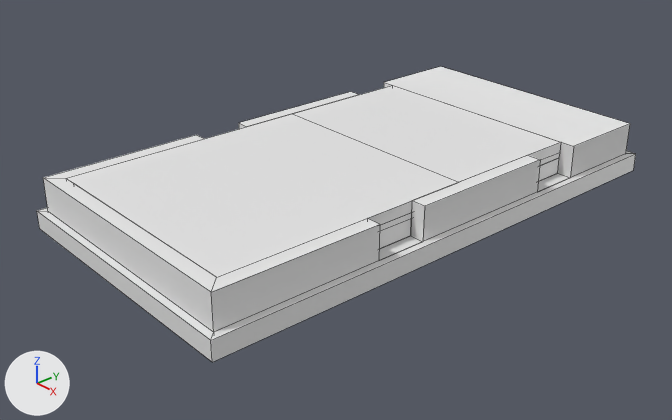
Two versions of the Blender file models/v4/phone_v4.blend, one commit apart.
Rendered twice from a camera (50 mm lens) standing at (16.7, -15.25, 10.25) and looking at (-0.02, -0.71, -0.35). Every picture has the same lights, and +X, +Y and +Z are marked at lower left. Mesh edges are drawn as thin lines.

Before the edit, the objects in view are built like this:
```python
me_cube_001 = bpy.data.meshes.new('Cube.001')
me_cube_001.from_pydata(...)  # 16 vertices, 14 faces; spans x -3.8..3.8, y -7.2..7.2, z 0.0..0.5
me_cube_005 = bpy.data.meshes.new('Cube.005')
me_cube_005.from_pydata(...)  # a box spanning x -1.5..1.5, y -1.5..1.5, z -0.25..0.25
me_cube_006 = bpy.data.meshes.new('Cube.006')
me_cube_006.from_pydata(...)  # a box spanning x -1.0..1.0, y -1.0..1.0, z -1.0..1.0
me_cube_008 = bpy.data.meshes.new('Cube.008')
me_cube_008.from_pydata(...)  # 16 vertices, 14 faces; spans x -3.2..3.2, y -4.0..4.0, z 0.0..0.45
me_cube_009 = bpy.data.meshes.new('Cube.009')
me_cube_009.from_pydata(...)  # a box spanning x -3.2..3.2, y -3.5..3.5, z 0.0..0.3
ob_cube_001 = bpy.data.objects.new('Cube.001', me_cube_001)
ob_cube_001.location = (0.0, 0.0, -0.2)
ob_cube_005 = bpy.data.objects.new('Cube.005', me_cube_005)
ob_cube_005.location = (1.7, 2.9, 0.53)
ob_cube_005.scale = (1.0, 1.0, 0.9)
ob_cube_006 = bpy.data.objects.new('Cube.006', me_cube_006)
ob_cube_006.location = (1.8, -3.4, 0.53)
ob_cube_006.scale = (1.4, 2.2, 0.225)
ob_cube_008 = bpy.data.objects.new('Cube.008', me_cube_008)
ob_cube_008.location = (0.0, 0.4, 0.75)
ob_cube_009 = bpy.data.objects.new('Cube.009', me_cube_009)
ob_cube_009.location = (0.0, -3.1, 0.9)
# also in view: 'Cube' at (0.0, 0.0, 0.6)
```
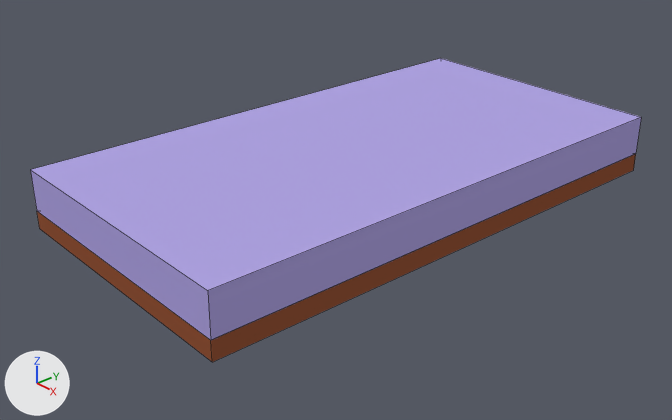
Location of each change, (x1, y1, x2, y2) in pixels of the pictures (672 x 420 px):
```json
{"object": "Cube.010", "change": "added", "after": [31, 58, 641, 340], "on screen": "blue"}
{"object": "Cube.001", "change": "recoloured", "before": [37, 151, 636, 362], "after": [37, 151, 636, 362], "on screen": "grey to brown"}
{"object": "Cube.008", "change": "recoloured", "before": [294, 85, 561, 231], "after": [294, 85, 561, 231]}
{"object": "Cube.006", "change": "recoloured", "before": [379, 219, 411, 249], "after": [379, 219, 411, 249]}
{"object": "Cube.005", "change": "recoloured", "before": [538, 158, 559, 181], "after": [538, 158, 559, 181]}
{"object": "Cube", "change": "unchanged, covered by the edit", "before": [43, 67, 630, 332]}
{"object": "Cube.009", "change": "unchanged, covered by the edit", "before": [66, 114, 458, 277]}
```

Scene script edits in JSON lines:
```json
{"op": "add", "block": "mat_material_008", "code": ["mat_material_008 = diffuse_material('Material.008')", "mat_material_008.base_color = (0.527, 0.831, 0.68)  # green #c0ebd7"]}
{"op": "add", "block": "mat_material_006", "code": ["mat_material_006 = diffuse_material('Material.006')", "mat_material_006.base_color = (0.429, 0.723, 0.016)  # green #afdd22"]}
{"op": "add", "block": "mat_material_005", "code": ["mat_material_005 = diffuse_material('Material.005')", "mat_material_005.base_color = (0.188, 0.287, 0.122)  # green #789262"]}
{"op": "add", "block": "mat_material_001", "code": ["mat_material_001 = diffuse_material('Material.001')", "mat_material_001.base_color = (0.301, 0.0908, 0.0409)  # brown #955539"]}
{"op": "add", "block": "mat_material_010", "code": ["mat_material_010 = diffuse_material('Material.010')", "mat_material_010.base_color = (0.434, 0.371, 0.768)  # blue #b0a4e3"]}
{"block": "me_cube_001", "where": "me_cube_001.from_pydata(...)  # 16 vertices, 14 faces; spans x -3.8..3.8, y -7.2..7.2, z 0.0..0.5"}
{"op": "add", "block": "me_cube_001", "code": "me_cube_001.materials.append(mat_material_001)  # brown #955539"}
{"block": "me_cube_005", "where": "me_cube_005.from_pydata(...)  # 8 vertices, 6 faces; spans x -1.5..1.5, y -1.5..1.5, z -0.25..0.25"}
{"op": "add", "block": "me_cube_005", "code": "me_cube_005.materials.append(mat_material_005)  # green #789262"}
{"block": "me_cube_006", "where": "me_cube_006.from_pydata(...)  # 8 vertices, 6 faces; spans x -1.0..1.0, y -1.0..1.0, z -1.0..1.0"}
{"op": "add", "block": "me_cube_006", "code": "me_cube_006.materials.append(mat_material_006)  # green #afdd22"}
{"block": "me_cube_008", "where": "me_cube_008.from_pydata(...)  # 16 vertices, 14 faces; spans x -3.2..3.2, y -4.0..4.0, z 0.0..0.45"}
{"op": "add", "block": "me_cube_008", "code": "me_cube_008.materials.append(mat_material_008)  # green #c0ebd7"}
{"op": "add", "block": "me_cube_010", "code": ["me_cube_010 = bpy.data.meshes.new('Cube.010')", "me_cube_010.from_pydata([(-3.8, -7.2, 0.0), (-3.8, -7.2, 1.1), (-3.8, 7.2, 0.0), (-3.8, 7.2, 1.1), (3.8, -7.2, 0.0), (3.8, -7.2, 1.1), (3.8, 7.2, 0.0), (3.8, 7.2, 1.1), (-3.6, -7.0, 1.1), (-3.6, 7.0, 1.1), (3.6, 7.0, 1.1), (3.6, -7.0, 1.1), (-3.6, -7.0, 0.2), (-3.6, 7.0, 0.2), (3.6, 7.0, 0.2), (3.6, -7.0, 0.2)], [], [(0, 1, 3, 2), (2, 3, 7, 6), (6, 7, 5, 4), (4, 5, 1, 0), (2, 6, 4, 0), (3, 1, 8, 9), (8, 11, 15, 12), (1, 5, 11, 8), (7, 3, 9, 10), (5, 7, 10, 11), (14, 13, 12, 15), (10, 9, 13, 14), (11, 10, 14, 15), (9, 8, 12, 13)])", "me_cube_010.materials.append(mat_material_010)  # blue #b0a4e3"]}
{"op": "add", "block": "ob_cube_010", "code": ["ob_cube_010 = bpy.data.objects.new('Cube.010', me_cube_010)", "ob_cube_010.location = (0.0, 0.0, 1.4)", "ob_cube_010.rotation_euler = (3.142, 0.0, 0.0)  # degrees (180, 0, 0)"]}
```
